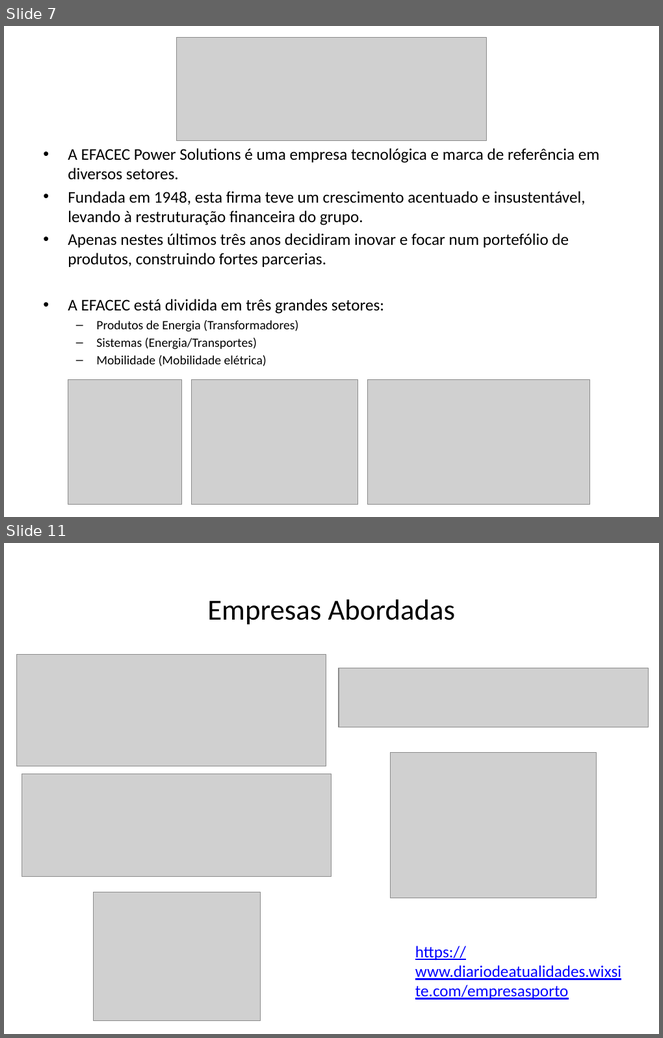
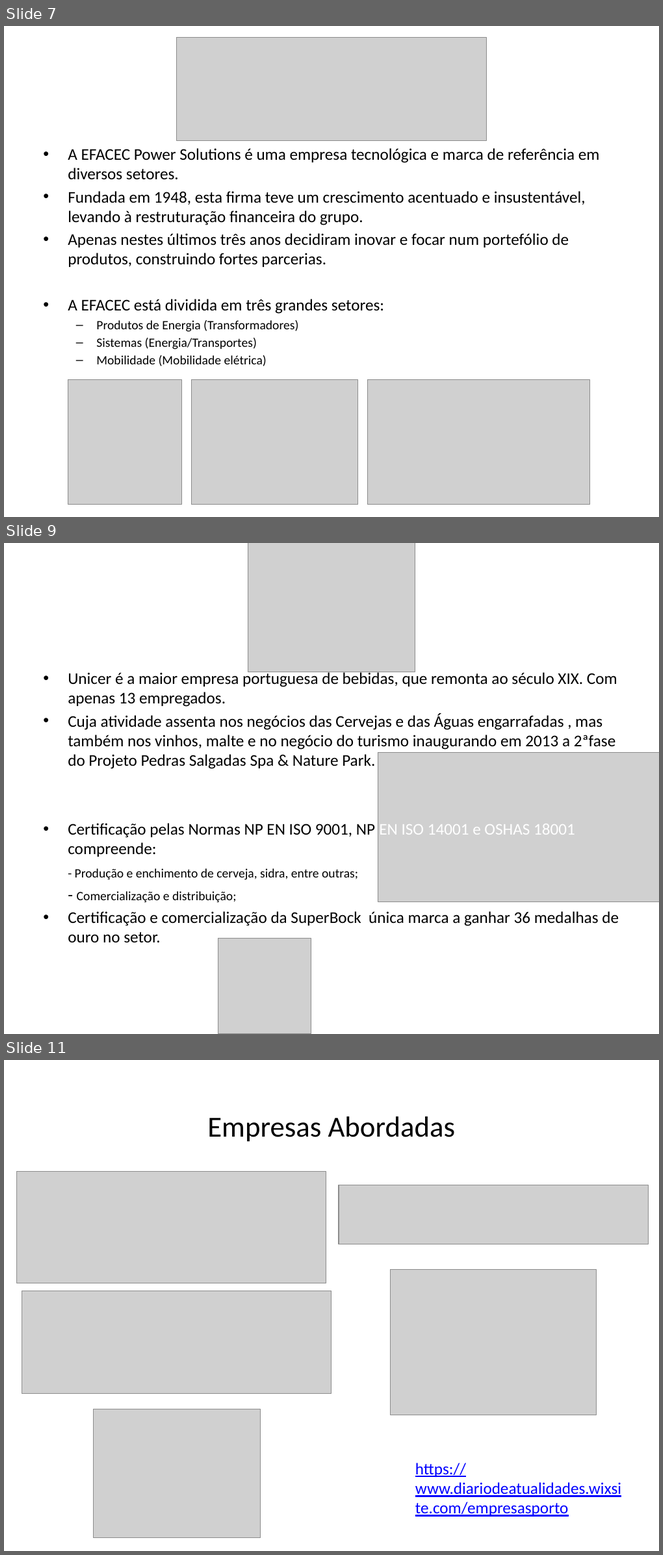
Before and after one commit to afonsoni/Micro-Projeto, a slide deck: 5 Principais Industrias Transformadoras do Porto.pptx. Shown one above the other, each under a label of ours: slides 7 and 11 before the commit, slides 7, 9 and 11 after it; the slides between them are not shown. The pictures are 663x1038 and 663x1555 pixels, drawn with LibreOffice and Linux fonts; fonts in the diff are those of the drawing; grey boxes stand for pictures. Boxes give left, top, right and bottom in pixels: in the first picture for what was removed or moved away, otherwise in the second. Text is boxed around its words. In the diff, an @@ line names an element or a change of style, - is before the commit and + after.

```diff
--- a/5 Principais Industrias Transformadoras do Porto.pptx
+++ b/5 Principais Industrias Transformadoras do Porto.pptx
@@ slide 9 added at bbox=[4, 543, 659, 1034], background #FFFFFF @@
@@ picture added at bbox=[248, 543, 415, 672] @@
@@ text added at bbox=[68, 671, 619, 943], 18 pt, text #000000 @@
+• Unicer é a maior empresa portuguesa de bebidas, que remonta ao século XIX. Com apenas 13 empregados.
+• Cuja atividade assenta nos negócios das Cervejas e das Águas engarrafadas , mas também nos vinhos, malte e no negócio do turismo inaugurando em 2013 a 2ªfase do Projeto Pedras Salgadas Spa & Nature Park.
+• Certificação pelas Normas NP EN ISO 9001, NP EN ISO 14001 e OSHAS 18001 compreende:
+- Produção e enchimento de cerveja, sidra, entre outras;
+- Comercialização e distribuição;
+• Certificação e comercialização da SuperBock única marca a ganhar 36 medalhas de ouro no setor.
@@ picture added at bbox=[378, 753, 659, 902] @@
@@ picture added at bbox=[218, 938, 311, 1034] @@
```
Also in this commit, not shown: 4 slides changed, 1 slide removed.
